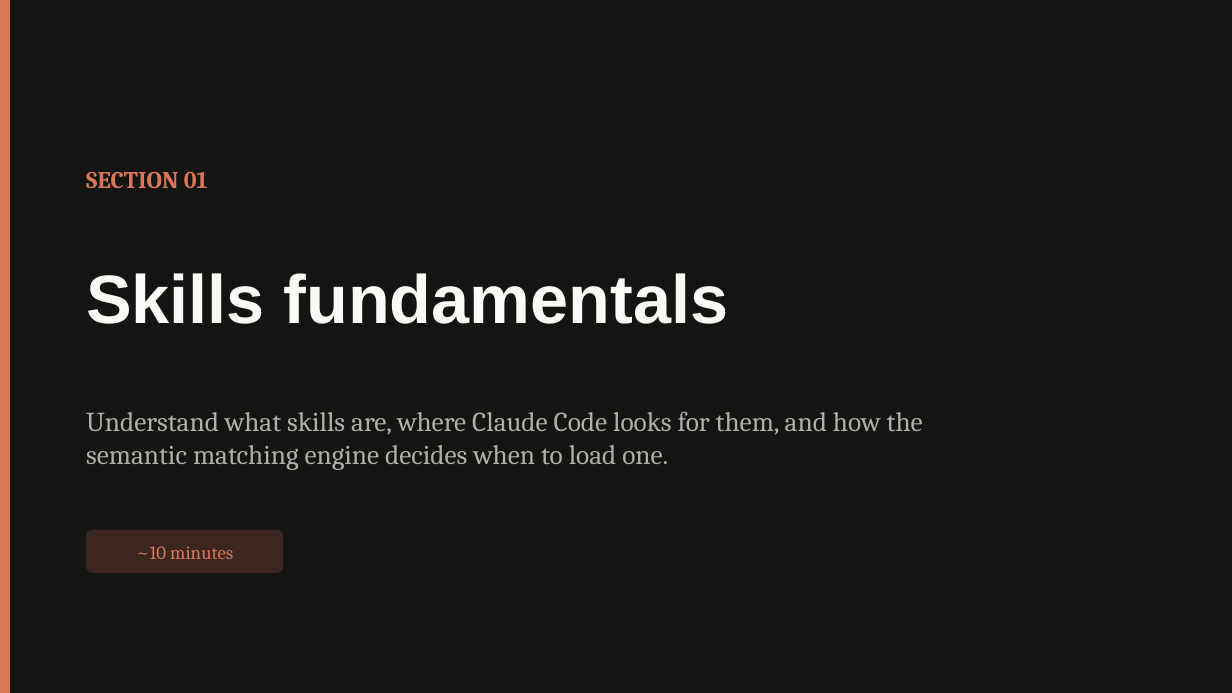
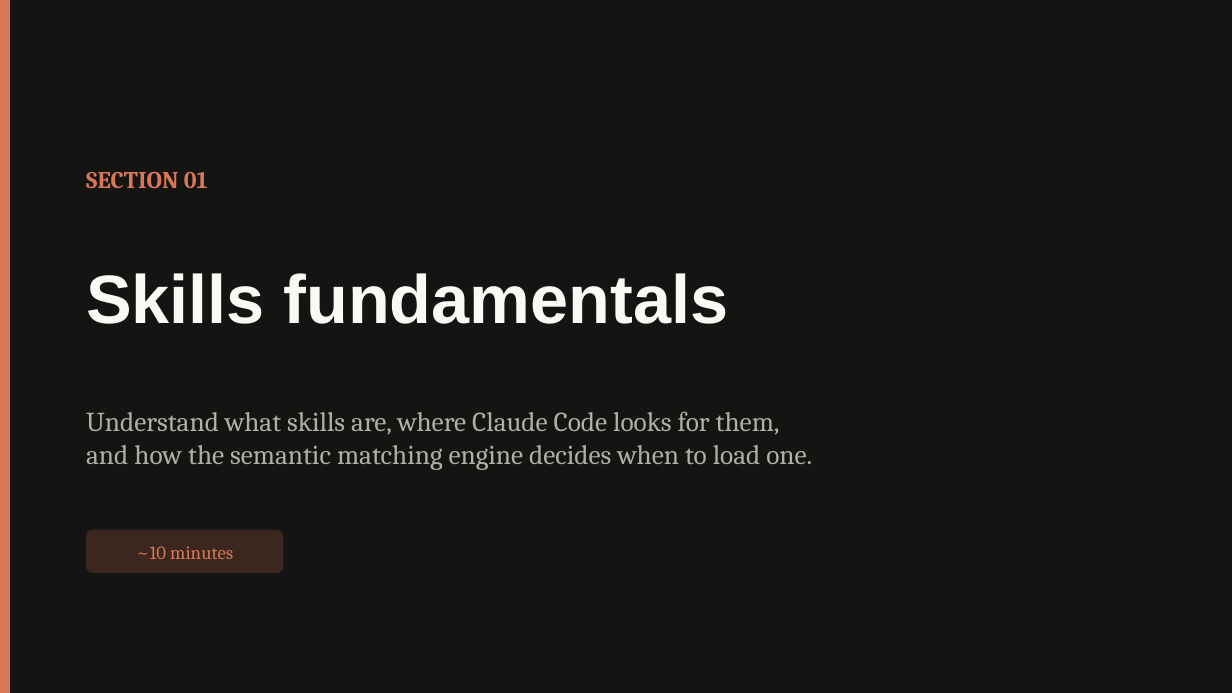
Before and after one commit to kyliejhenson/training_modules, a slide deck: slide 4 of Deliverables/Training_Skills_Developers.pptx. Drawn at 1232x693 pixels with LibreOffice and Linux fonts; fonts in the diff are those of the drawing; background and template pictures are left out. Boxes give left, top, right and bottom in pixels: in the first picture for what was removed or moved away, otherwise in the second. Text is boxed around its words. In the diff, an @@ line names an element or a change of style, - is before the commit and + after.

Commit message:
Update skills, template, and deliverables with latest refinements
Updated content-refresh and facilitator-guide skill definitions,
refined source registry mappings, and refreshed training template
and Developers training deck with latest content edits.

```diff
--- a/Deliverables/Training_Skills_Developers.pptx
+++ b/Deliverables/Training_Skills_Developers.pptx
@@ text "Understand what skills are, where ..." rewrapped from (86, 411, 923, 470) to (86, 411, 812, 470) @@
```
Also in this commit, not shown: 5 other slides changed, 1 slide added, 5 other files.
